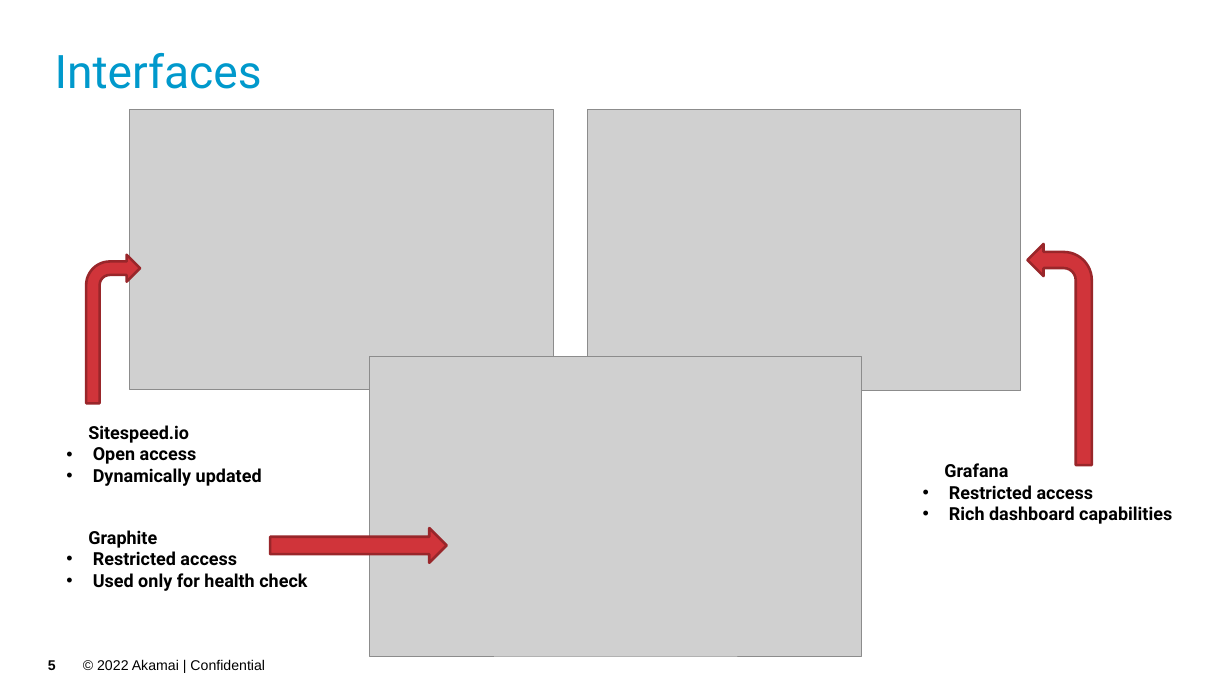
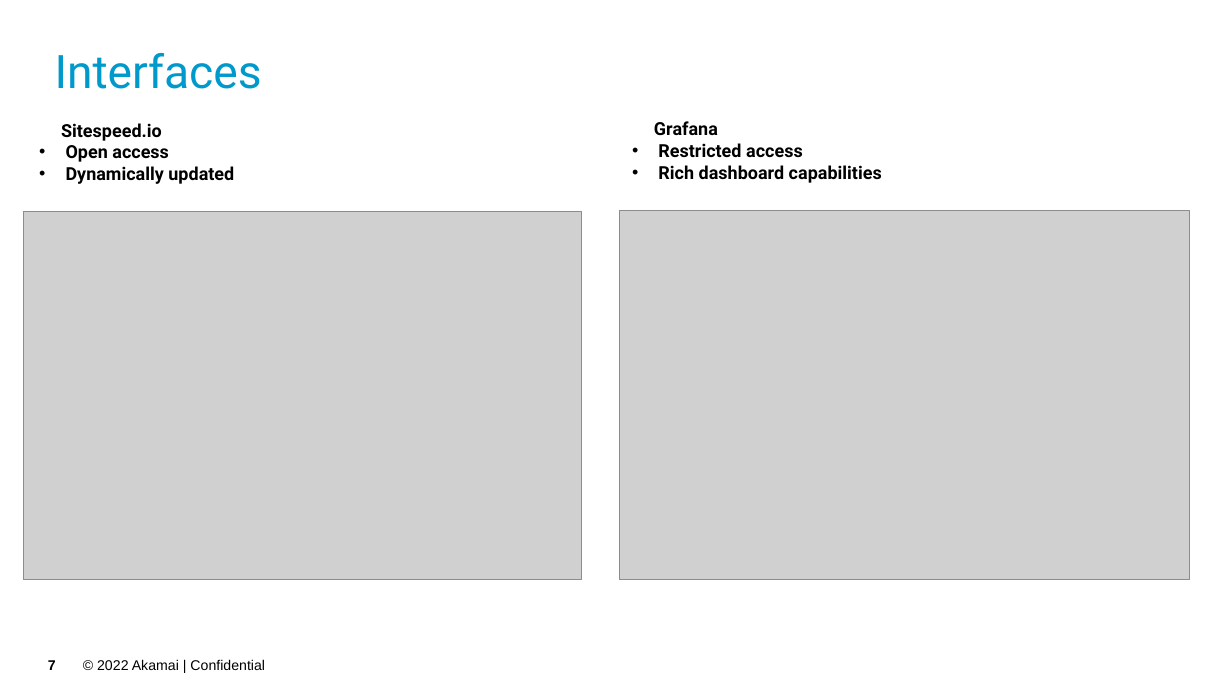
Before and after one commit to akamai-consulting/sitespeed, a slide deck: slide 7 of Info/Overview.pptx (slide 5 before the commit). Drawn at 1232x693 pixels with LibreOffice and Linux fonts; fonts in the diff are those of the drawing; grey boxes stand for pictures; background and template pictures are left out. Boxes give left, top, right and bottom in pixels: in the first picture for what was removed or moved away, otherwise in the second. Text is boxed around its words. In the diff, an @@ line names an element or a change of style, - is before the commit and + after.

```diff
--- a/Info/Overview.pptx
+++ b/Info/Overview.pptx
@@ text "Sitespeed.io" moved from (x1=88, y1=425, x2=262, y2=486) to (x1=61, y1=123, x2=234, y2=184) @@
@@ text "Grafana" moved from (x1=944, y1=463, x2=1172, y2=524) to (x1=654, y1=121, x2=882, y2=183) @@
@@ picture resized from (x1=129, y1=110, x2=554, y2=390) to (x1=23, y1=212, x2=581, y2=580) @@
@@ picture resized from (x1=588, y1=110, x2=1021, y2=391) to (x1=619, y1=210, x2=1189, y2=579) @@
@@ bent arrow removed at (x1=86, y1=255, x2=140, y2=404) @@
@@ bent arrow removed at (x1=1028, y1=244, x2=1092, y2=465) @@
@@ picture removed at (x1=370, y1=356, x2=862, y2=656) @@
@@ text removed at (x1=88, y1=530, x2=307, y2=591) @@
-Graphite
-• Restricted access
-• Used only for health check
@@ right arrow removed at (x1=270, y1=529, x2=446, y2=564) @@
@@ page number at (x1=48, y1=660, x2=56, y2=670): text changed @@
-5
+7
```
Also in this commit, not shown: 5 other slides changed, 3 slides added, 6 slides removed.
